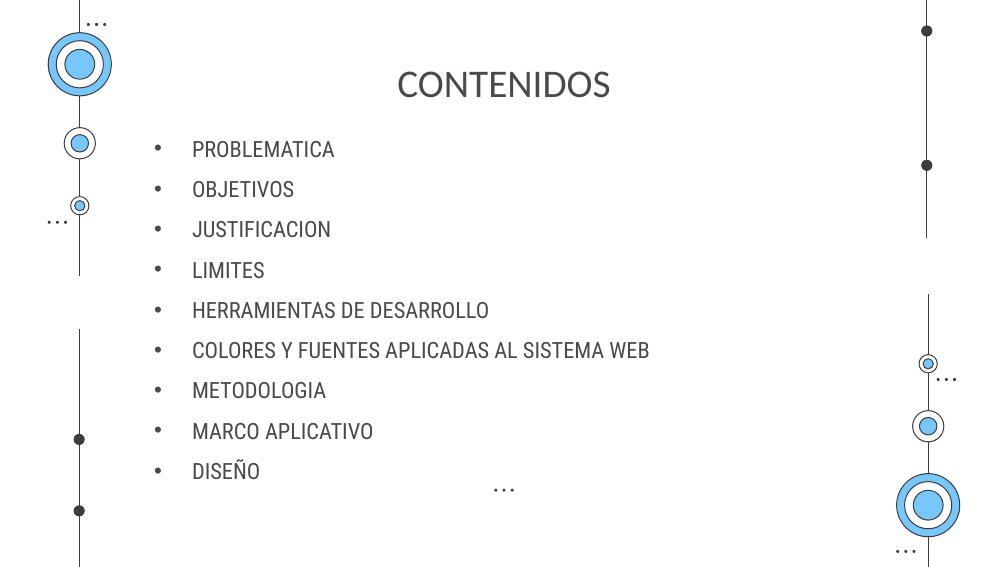
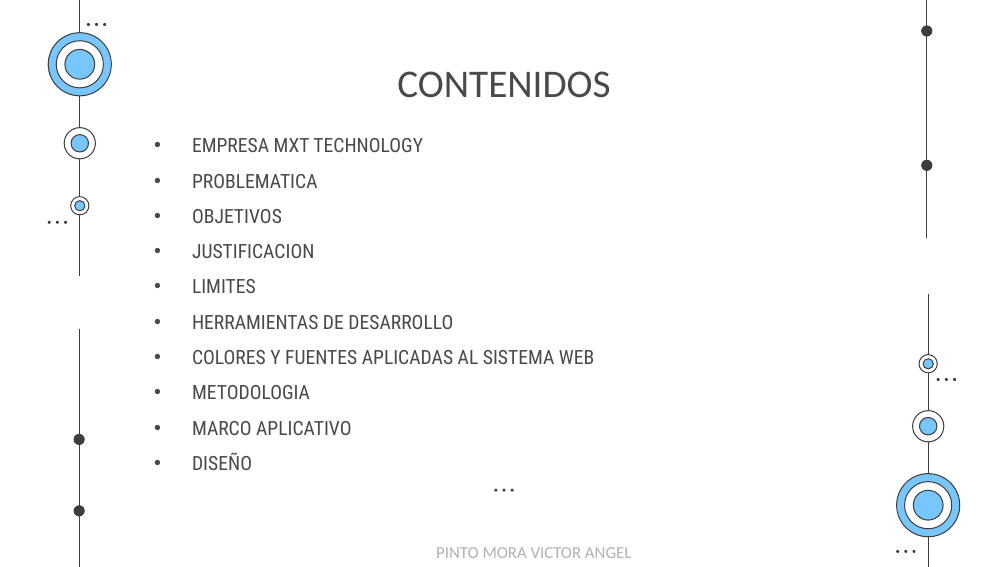
Before and after one commit to EgCooper/Mxt-Technology, a slide deck: slide 2 of Documentacion/Mxt-Technology Presentacion.pptx. Drawn at 1008x567 pixels with LibreOffice and Linux fonts; fonts in the diff are those of the drawing. Boxes give left, top, right and bottom in pixels: in the first picture for what was removed or moved away, otherwise in the second. Text is boxed around its words. In the diff, an @@ line names an element or a change of style, - is before the commit and + after.

Commit message:
Mxt-Technology

```diff
--- a/Documentacion/Mxt-Technology Presentacion.pptx
+++ b/Documentacion/Mxt-Technology Presentacion.pptx
@@ subtitle at (192,138,423,152): paragraph added @@
+• EMPRESA MXT TECHNOLOGY
@@ subtitle at (192,174,594,470): size 16 to 14 pt in "PROBLEMATICA", "OBJETIVOS", "JUSTIFICACION", "LIMITES" and 5 more places @@
@@ text added at (436,547,631,558), 12 pt, text #B2B2B2 @@
+PINTO MORA VICTOR ANGEL
```
Also in this commit, not shown: 35 other slides changed, 10 slides added, 2 slides removed, 1 other file.
